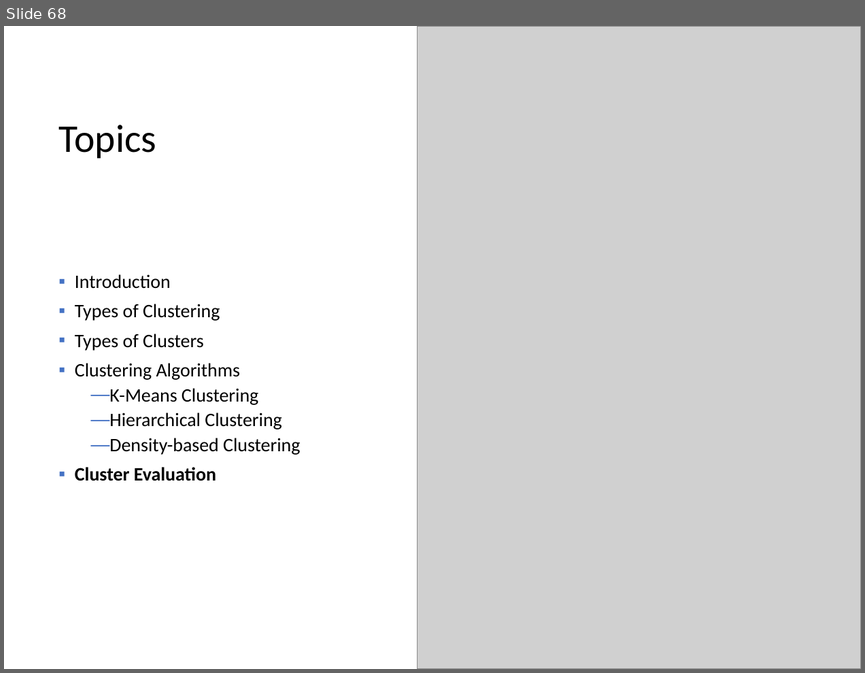
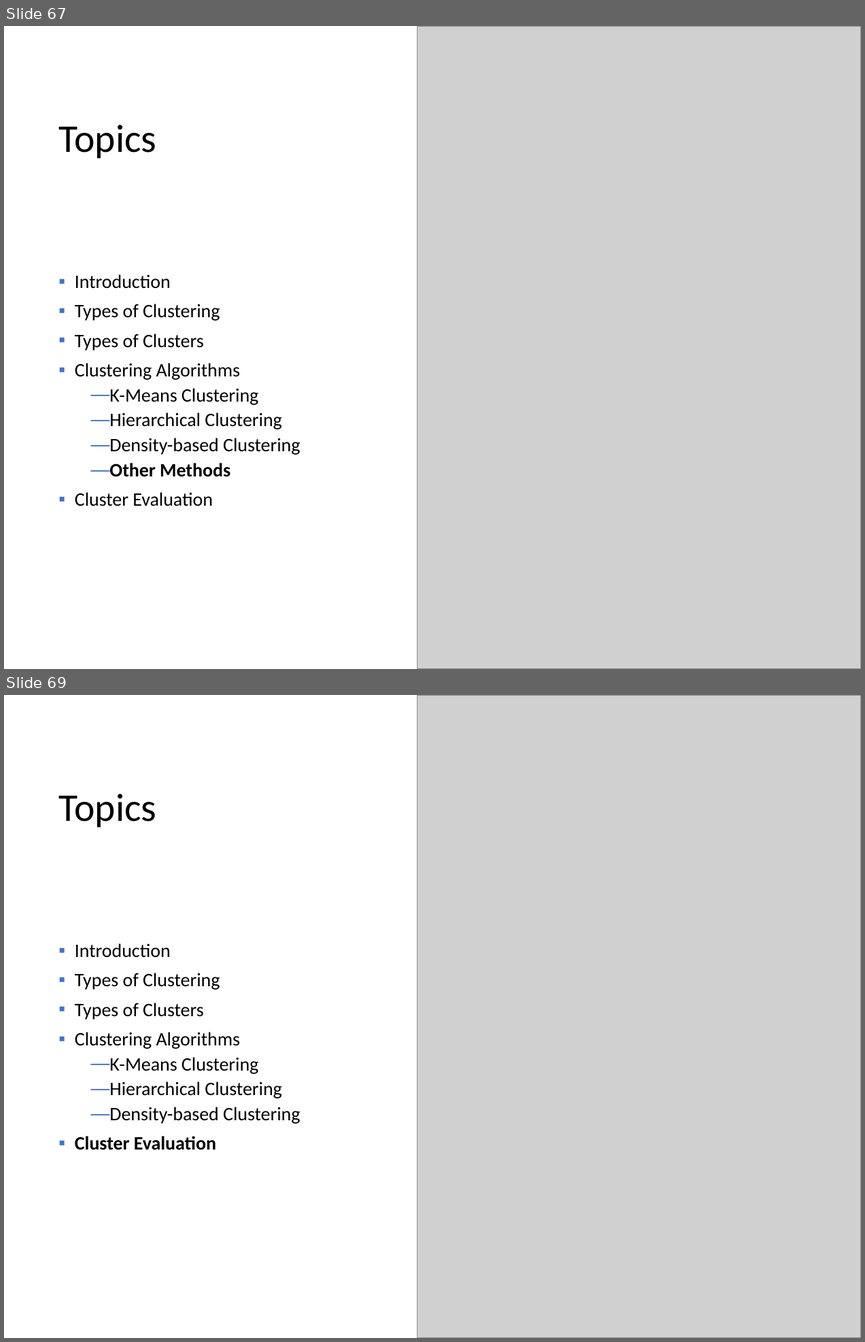
Before and after one commit to mhahsler/Introduction_to_Data_Mining_R_Examples, a slide deck: slides/chap7_basic_cluster_analysis.pptx. Shown one above the other, each under a label of ours: slide 68 before the commit, slides 67 and 69 after it; the slides between them are not shown. The pictures are 865x673 and 865x1342 pixels, drawn with LibreOffice and Linux fonts; fonts in the diff are those of the drawing; grey boxes stand for pictures. Boxes give left, top, right and bottom in pixels: in the first picture for what was removed or moved away, otherwise in the second. Text is boxed around its words. In the diff, an @@ line names an element or a change of style, - is before the commit and + after.

Commit message:
improved clustering section.

```diff
--- a/slides/chap7_basic_cluster_analysis.pptx
+++ b/slides/chap7_basic_cluster_analysis.pptx
@@ slide 67 added at [4, 26, 861, 669], background #FFFFFF @@
@@ picture added at [417, 26, 861, 669] @@
@@ title added at [58, 125, 156, 159], 33 pt, text #000000 @@
+Topics
@@ text added at [75, 274, 300, 506], 16 pt, text #000000 @@
+▪ Introduction
+▪ Types of Clustering
+▪ Types of Clusters
+▪ Clustering Algorithms
+  — K-Means Clustering
+  — Hierarchical Clustering
+  — Density-based Clustering
+  — Other Methods
+▪ Cluster Evaluation
@@ what was slide 68 is now slide 69 @@
```
Also in this commit, not shown: 2 slides changed, 1 other file.
